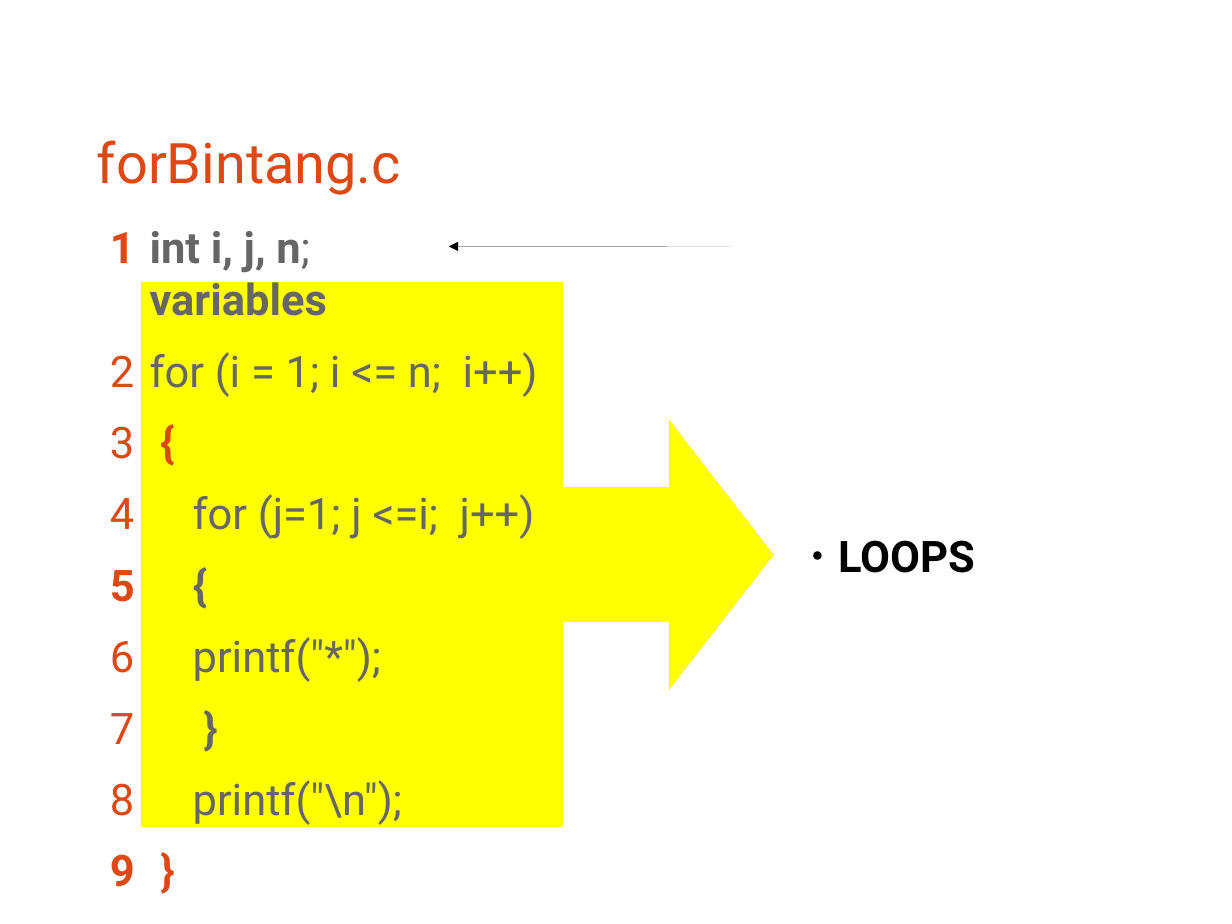
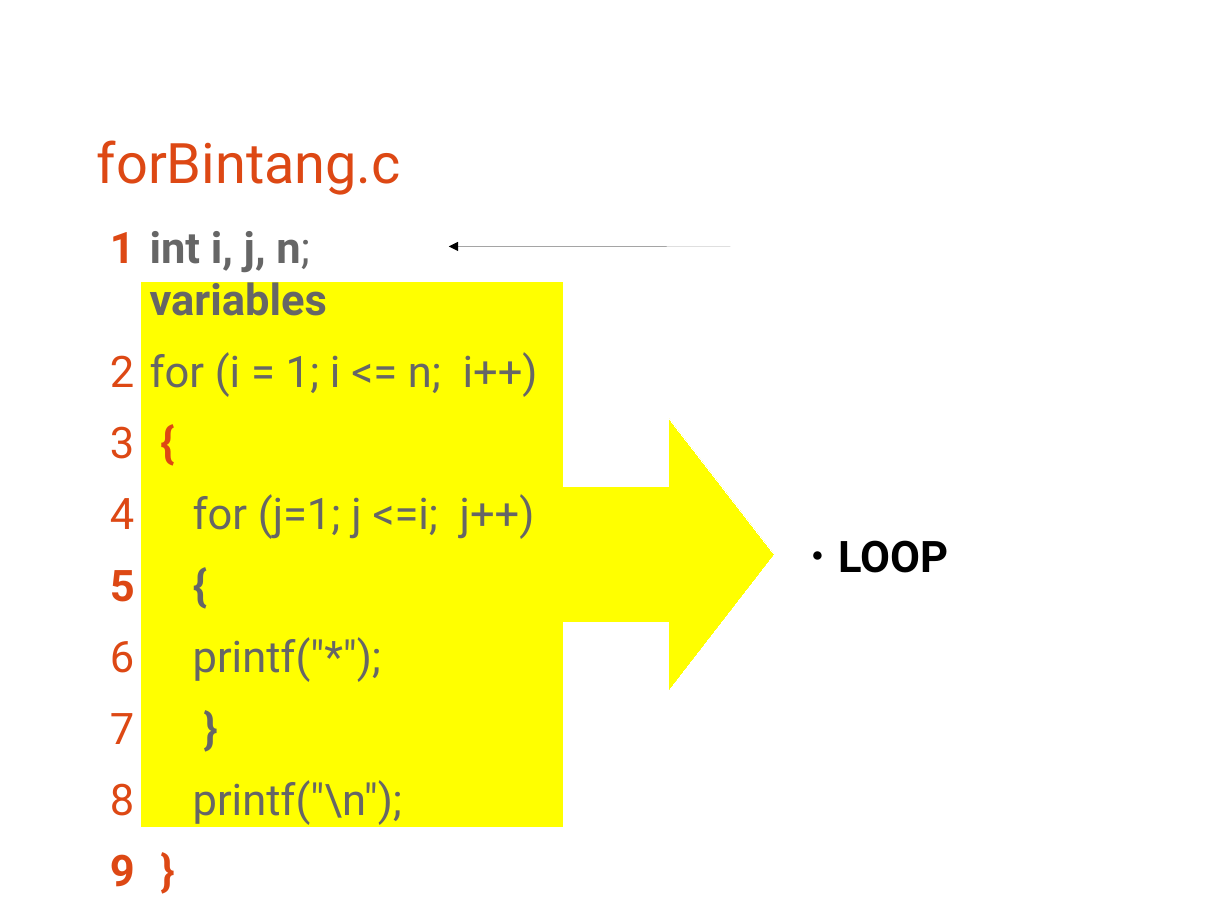
Before and after one commit to bagustris/prokom-tf, a slide deck: slide 4 of prokom2.odp. Drawn at 1232x924 pixels with LibreOffice and Linux fonts; fonts in the diff are those of the drawing. Boxes give left, top, right and bottom in pixels: in the first picture for what was removed or moved away, otherwise in the second. Text is boxed around its words. In the diff, an @@ line names an element or a change of style, - is before the commit and + after.

```diff
--- a/prokom2.odp
+++ b/prokom2.odp
@@ text at box(838, 540, 948, 573): text changed @@
-● LOOPS
+● LOOP
```
Also in this commit, not shown: 3 other slides changed, 18 other files.
